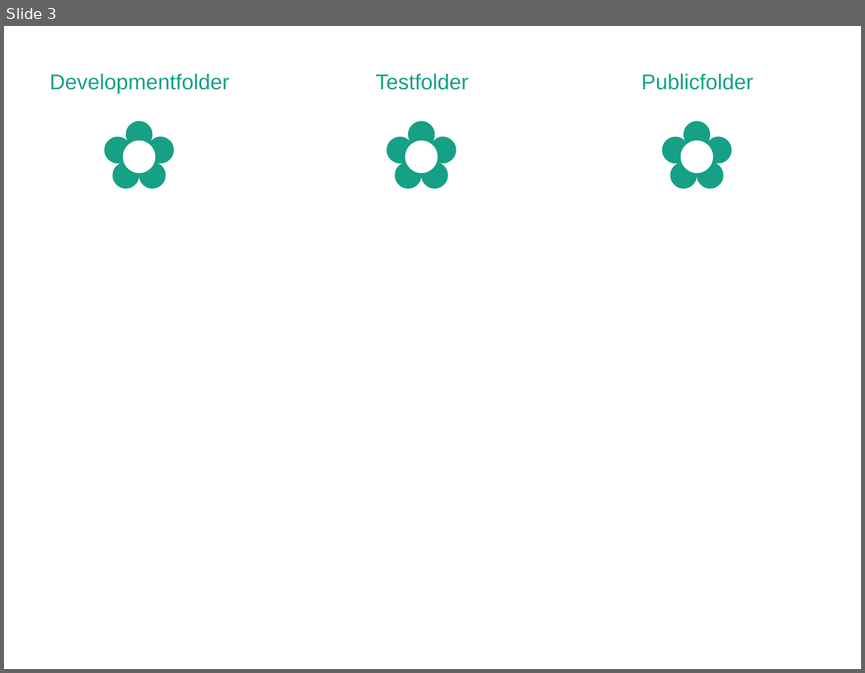
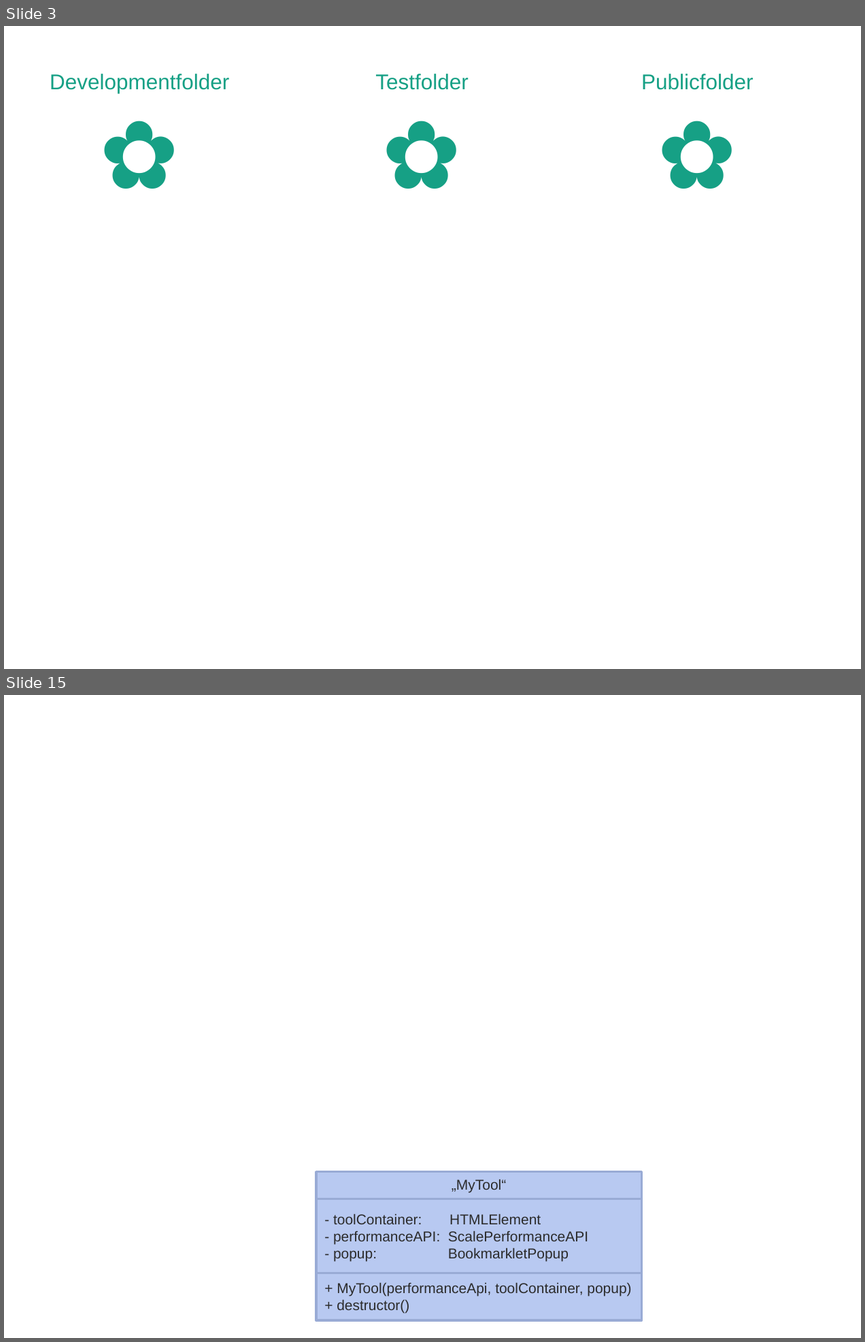
Before and after one commit to SCALE-Team/scale-team.github.io, a slide deck: scale-perf-dev/docs/documentation_graphics.pptx. Shown one above the other, each under a label of ours: slide 3 before the commit, slides 3 and 15 after it; the slides between them are not shown. The pictures are 865x673 and 865x1342 pixels, drawn with LibreOffice and Linux fonts; fonts in the diff are those of the drawing. Boxes give left, top, right and bottom in pixels: in the first picture for what was removed or moved away, otherwise in the second. Text is boxed around its words. In the diff, an @@ line names an element or a change of style, - is before the commit and + after.

```diff
--- a/scale-perf-dev/docs/documentation_graphics.pptx
+++ b/scale-perf-dev/docs/documentation_graphics.pptx
@@ slide 15 added at <box>4,695,861,1338</box>, background #FFFFFF @@
@@ rectangle added at <box>316,1172,641,1320</box>, fill #B8C9F1, outline #99ABD5 2 pt, 12 pt, text #2B2B2B @@
+„MyTool“
+- toolContainer: HTMLElement
+- performanceAPI: ScalePerformanceAPI
+- popup: BookmarkletPopup
++ MyTool(performanceApi, toolContainer, popup)
++ destructor()
@@ line added from (316, 1199) to (641, 1199), #99ABD5 2 pt @@
@@ line added from (316, 1272) to (641, 1272), #99ABD5 2 pt @@
```
Also in this commit, not shown: 5 slides changed, 9 other slides added, 1 other file.
